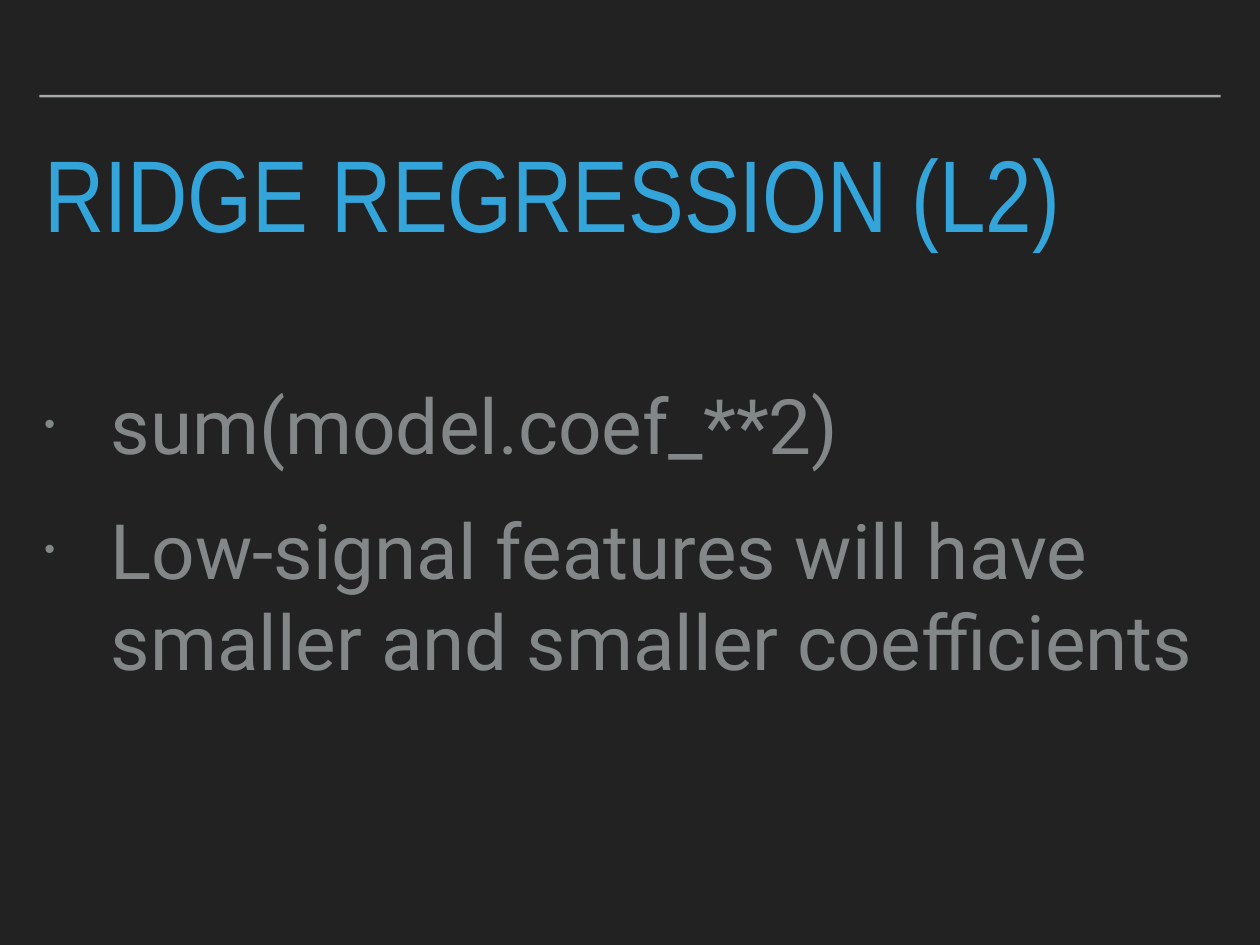
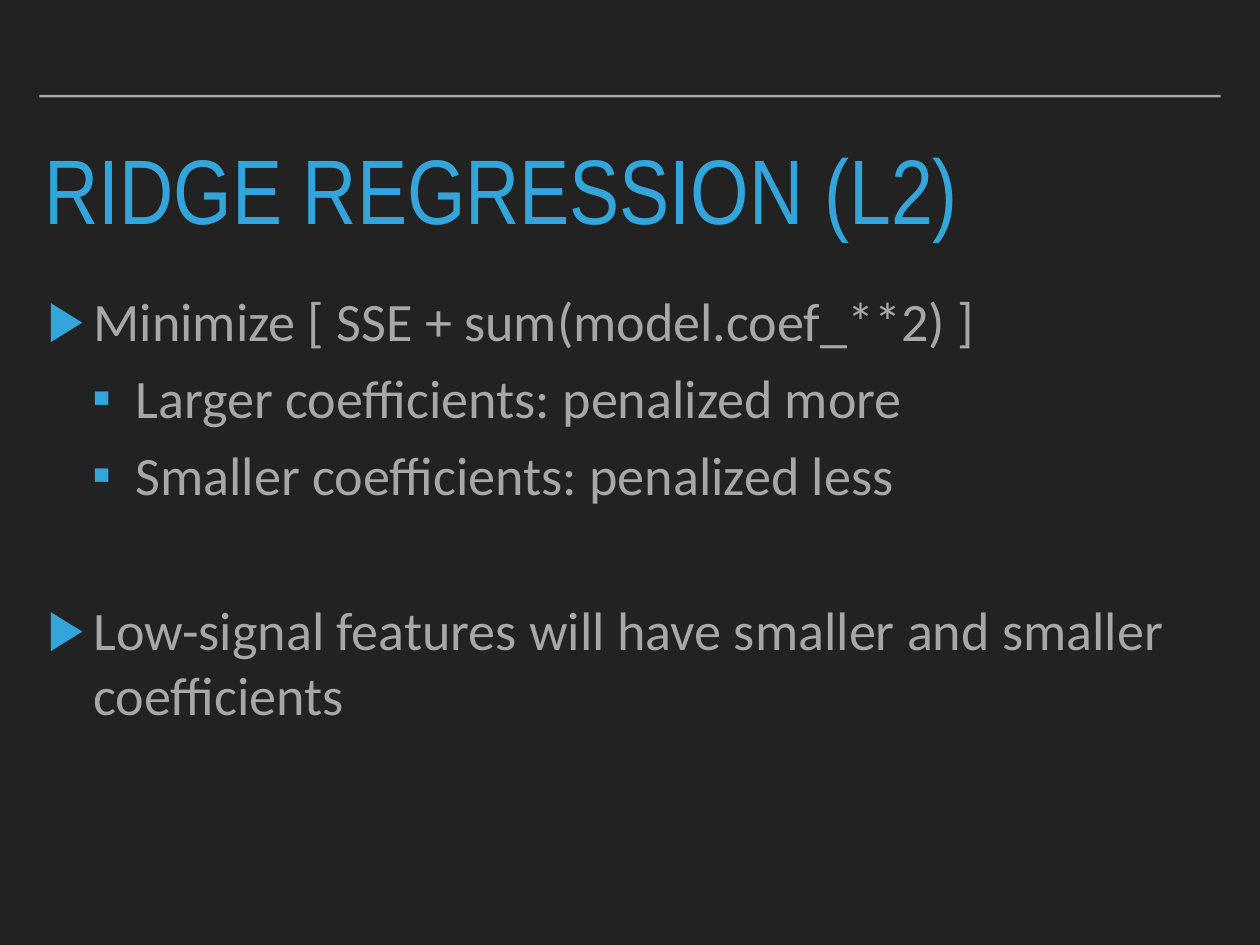
Before and after one commit to patricks1/noble-machine-learning, a slide deck: slide 21 of Session3/Session3_Slides.pptx (slide 17 before the commit). Drawn at 1260x945 pixels with LibreOffice and Linux fonts; fonts in the diff are those of the drawing. Boxes give left, top, right and bottom in pixels: in the first picture for what was removed or moved away, otherwise in the second. Text is boxed around its words. In the diff, an @@ line names an element or a change of style, - is before the commit and + after.

```diff
--- a/Session3/Session3_Slides.pptx
+++ b/Session3/Session3_Slides.pptx
@@ title "RIDGE REGRESSION (L2)" at (x1=44, y1=157, x2=957, y2=241): size 82.8 to 74.5 pt @@
@@ text "Minimize [ SSE + sum(model.coef_**2) ..." moved from (x1=111, y1=393, x2=1192, y2=671) to (x1=93, y1=301, x2=1163, y2=716) @@
@@ text at (x1=93, y1=301, x2=945, y2=504): text changed; size 62.1 to 44 pt; font Roboto to Calibri; text colour #838787 to #A7A7A7 @@
-• sum(model.coef_**2)
+▶ Minimize [ SSE + sum(model.coef_**2) ]
+  ▪ Larger coefficients: penalized more
+  ▪ Smaller coefficients: penalized less
@@ text at (x1=93, y1=612, x2=1163, y2=716): size 62.1 to 44 pt, font Roboto to Calibri, text colour #838787 to #A7A7A7 in "Low-signal features will have smaller and smaller ..."; bullet • to ▶; less space between paragraphs @@
```
Also in this commit, not shown: 11 other slides changed, 6 slides added, 2 slides removed, 26 other files.
